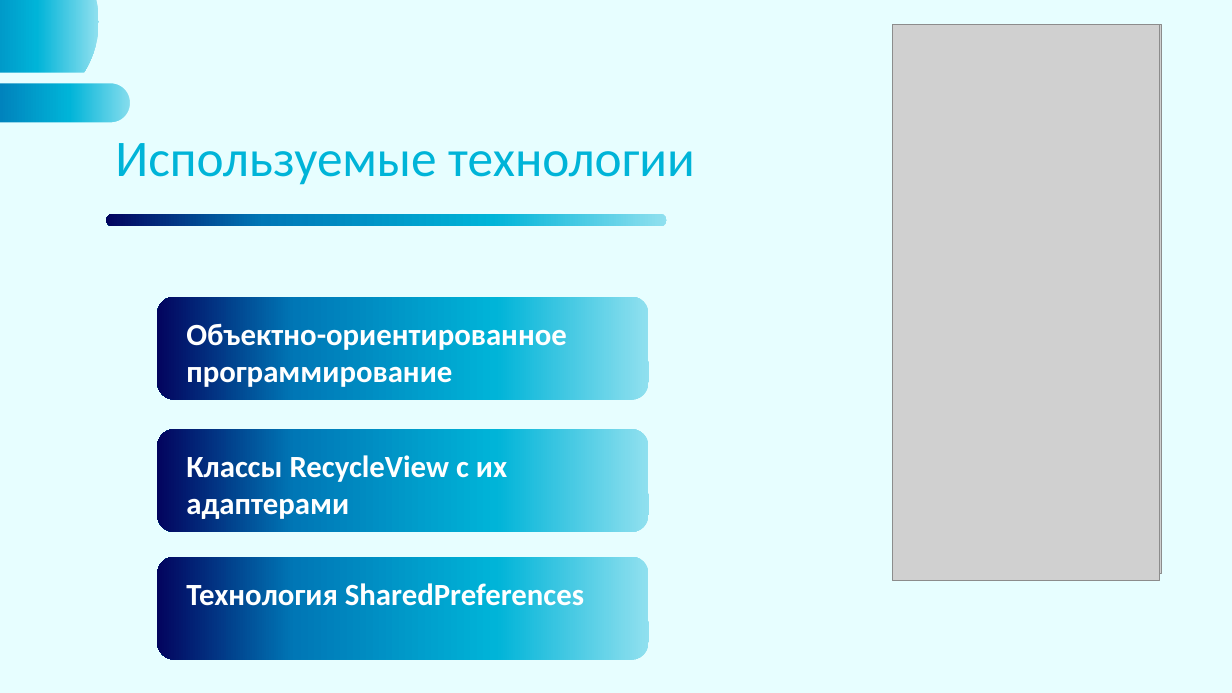
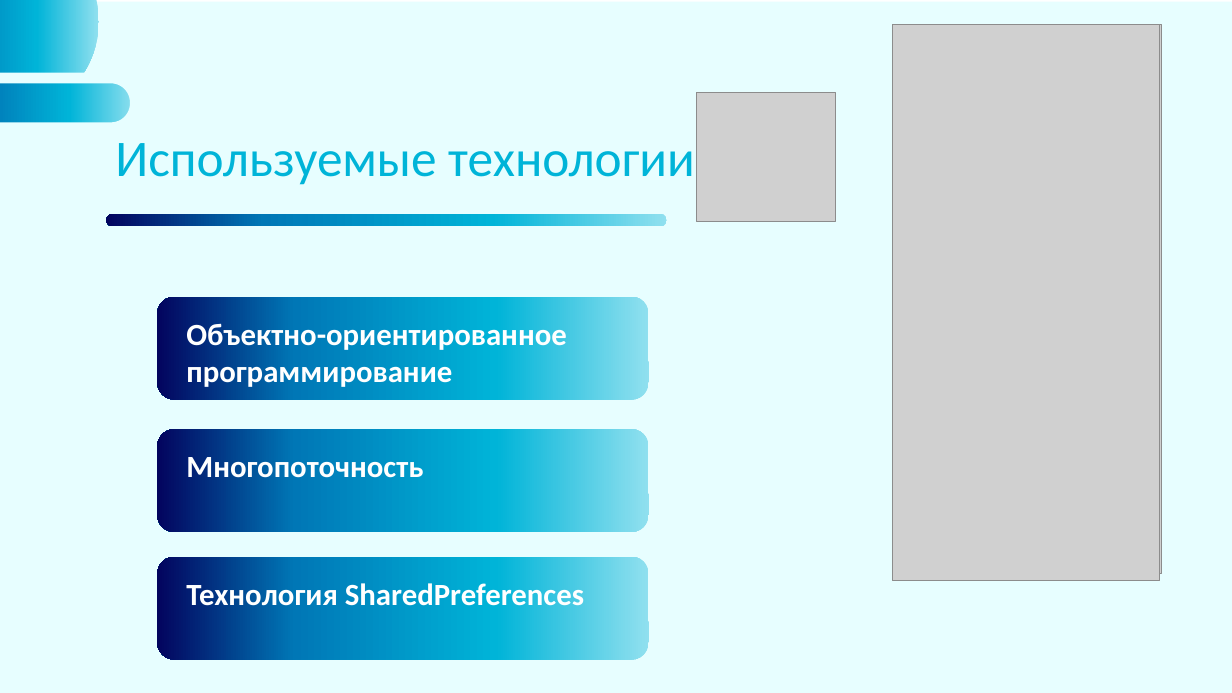
Before and after one commit to Megaladonchik/AnGame, a slide deck: slide 13 of SWIMskill.pptx. Drawn at 1232x693 pixels with LibreOffice and Linux fonts; fonts in the diff are those of the drawing; grey boxes stand for pictures. Boxes give left, top, right and bottom in pixels: in the first picture for what was removed or moved away, otherwise in the second. Text is boxed around its words. In the diff, an @@ line names an element or a change of style, - is before the commit and + after.

```diff
--- a/SWIMskill.pptx
+++ b/SWIMskill.pptx
@@ picture added at (696,92,836,222) @@
@@ text at (186,452,423,486): text changed @@
-Классы RecycleView с их адаптерами
+Многопоточность
```
Also in this commit, not shown: 7 other slides changed.
